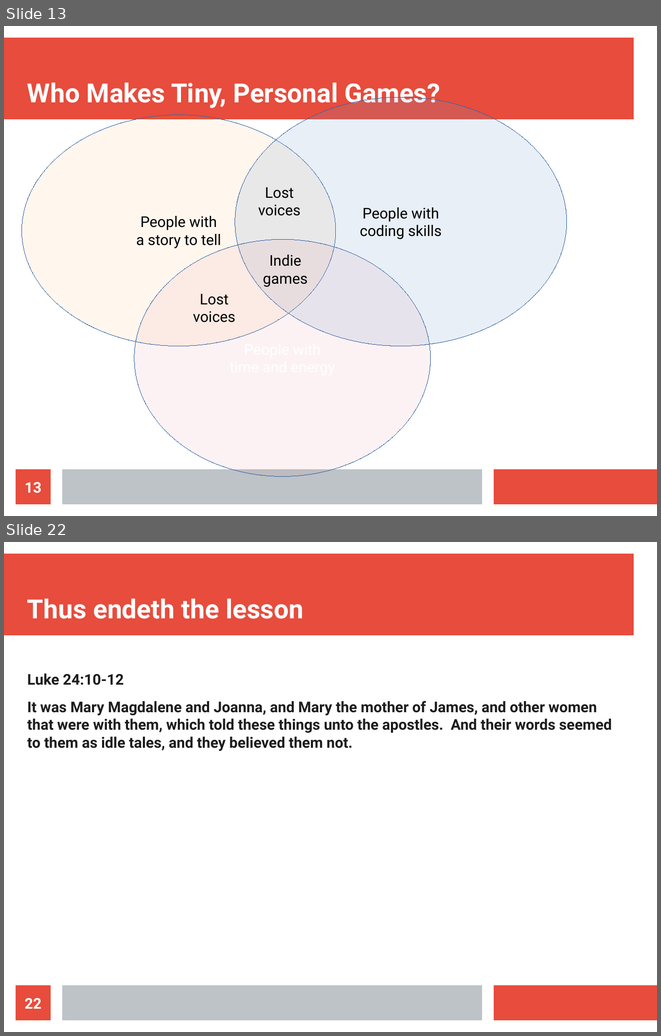
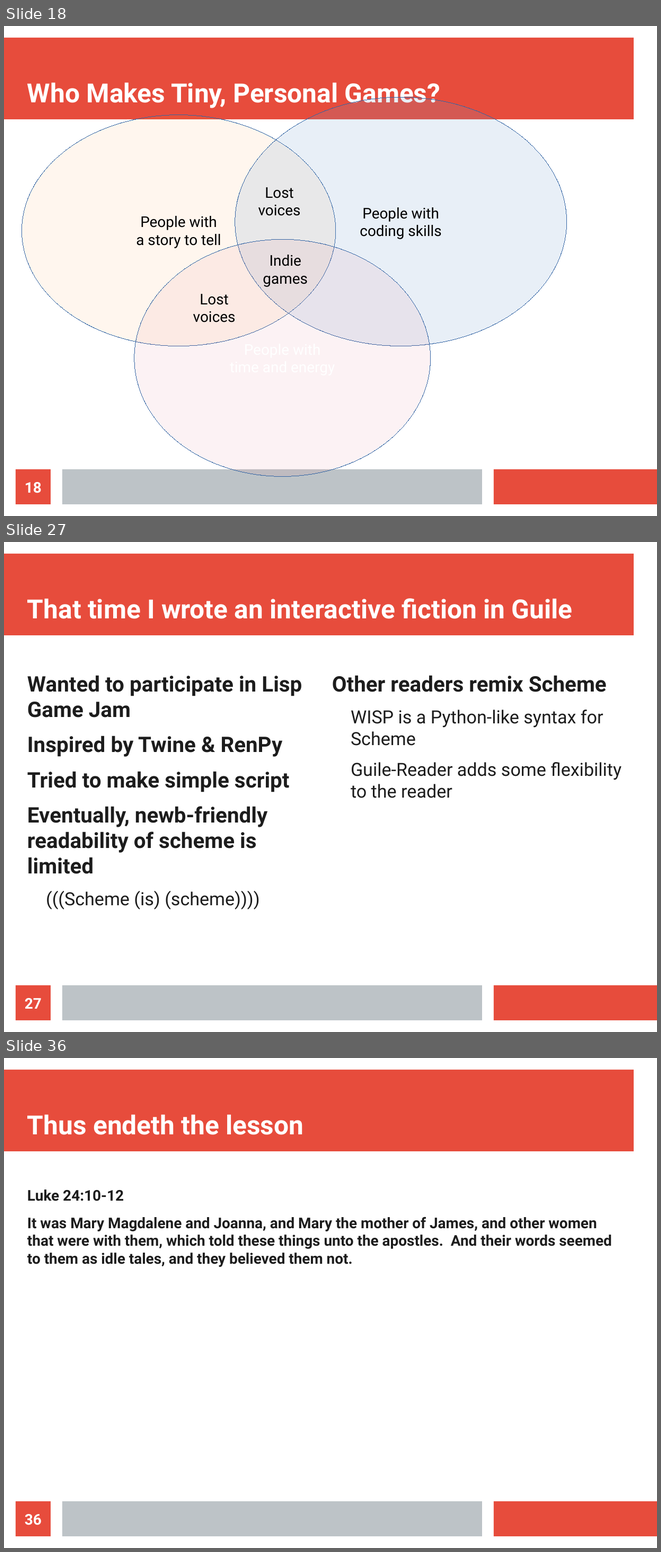
Before and after one commit to spk121/fosdem2019, a slide deck: ScriptingIF.odp. Shown one above the other, each under a label of ours: slides 13 and 22 before the commit, slides 18, 27 and 36 after it; the slides between them are not shown. The pictures are 661x1036 and 661x1552 pixels, drawn with LibreOffice and Linux fonts; fonts in the diff are those of the drawing. Boxes give left, top, right and bottom in pixels: in the first picture for what was removed or moved away, otherwise in the second. Text is boxed around its words. In the diff, an @@ line names an element or a change of style, - is before the commit and + after.

```diff
--- a/ScriptingIF.odp
+++ b/ScriptingIF.odp
@@ slide 27 added at bbox=[4, 542, 657, 1032], background #FFFFFF; not listed: 3 template elements that a slide beside it also shows @@
@@ title added at bbox=[27, 598, 573, 619], 32 pt, text #FFFFFF, bold @@
+That time I wrote an interactive fiction in Guile
@@ text added at bbox=[27, 675, 302, 909], 26 pt, text #1C1C1C, bold @@
+Wanted to participate in Lisp Game Jam
+Inspired by Twine & RenPy
+Tried to make simple script
+Eventually, newb-friendly readability of scheme is limited
+  (((Scheme (is) (scheme))))
@@ text added at bbox=[332, 675, 621, 798], 22 pt, text #1C1C1C @@
+Other readers remix Scheme
+  WISP is a Python-like syntax for Scheme
+  Guile-Reader adds some flexibility to the reader
@@ page number added at bbox=[16, 985, 51, 1020], fill #E74C3C, 18 pt, text #FFFFFF, bold @@
+27
@@ what was slide 13 is now slide 18 @@
@@ page number at bbox=[25, 482, 42, 493]: text changed @@
-13
+18
@@ what was slide 22 is now slide 36 @@
@@ page number at bbox=[25, 1514, 42, 1525]: text changed @@
-22
+36
```
Also in this commit, not shown: 11 slides changed, 15 other slides added, 2 slides removed, 7 other files.
